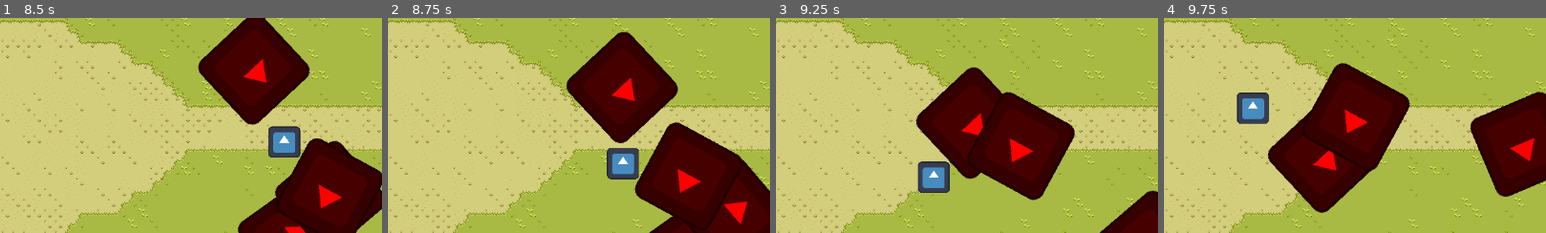
Above: before the commit, frames 1-4 (left to right).
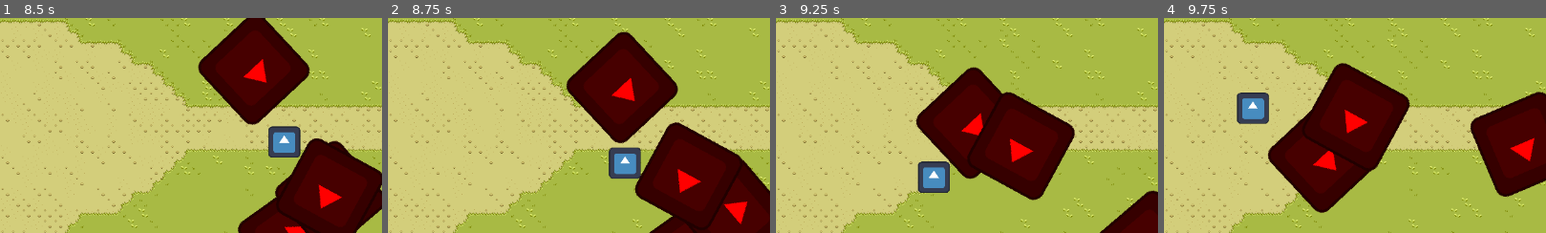
Above: after the commit, the same moments.

Repository: Aquiiia/Froggy-Quest
Game: Godot game, scene res://main/main.tscn
Two runs of this game, one before a commit and one after it. Both use one fixed random seed, a clock stepped at 60 frames per second and the inputs below. The engine's default icon, where the game draws it, is replaced by a stand-in: a white triangle on a blue panel in a dark square.
Inputs:
- Up to frame 1 (8.5 s): tap Enter at 0.5 s; hold D (right) 0.53-1.28 s; hold S (down) 1.28-2.03 s; hold D (right) 2.03-2.78 s; hold W (up) 2.78-3.53 s; hold A (left) 3.53-5.03 s; hold S (down) 5.03-5.78 s; hold D (right) 5.78-6.53 s; hold W (up) 6.53-7.28 s; hold D (right) 7.28-8.03 s; hold S (down) from 8.03 s (still down)
- Up to frame 2 (8.75 s): keep holding S (down)
- Up to frame 3 (9.25 s): release S (down) at 8.78 s; hold A (left) from 8.78 s (still down)
- Up to frame 4 (9.75 s): release A (left) at 9.53 s; hold W (up) from 9.53 s (still down)
The pictures show only the part of the screen within x 50-100%, y 25-75%; the shares and areas given below are measured in that part.

Frame 1 is identical in both runs. In frame 2, 0.5% of the frame differs, in the area x 57-67%, y 60-76%; in frame 3, less than 0.1%; in frame 4, less than 0.1%.

Commit message:
BVorders

Diff:
--- a/Background-Texture/tile_map.tscn
+++ b/Background-Texture/tile_map.tscn
@@ -609,6 +609,18 @@
 sources/2 = SubResource("TileSetAtlasSource_oie87")
 sources/3 = SubResource("TileSetAtlasSource_8ek2p")
 
+[sub_resource type="RectangleShape2D" id="RectangleShape2D_8eblh"]
+size = Vector2(1355.88, 44)
+
+[sub_resource type="RectangleShape2D" id="RectangleShape2D_vs5b8"]
+size = Vector2(41, 818)
+
+[sub_resource type="RectangleShape2D" id="RectangleShape2D_pipi2"]
+size = Vector2(1395, 42)
+
+[sub_resource type="RectangleShape2D" id="RectangleShape2D_y2swx"]
+size = Vector2(34.5, 800)
+
 [node name="TileMap" type="TileMap"]
 position = Vector2(0, 1)
 tile_set = SubResource("TileSet_p1yew")
@@ -618,3 +630,22 @@
 layer_1/name = "Grass"
 layer_1/tile_data = PackedInt32Array(0, 1, 0, 65536, 1, 0, 131072, 1, 2, 196608, 1, 0, 262144, 1, 0, 327680, 1, 0, 3932 …(34499 unchanged characters)…
 layer_2/name = "Stones"
+
+[node name="StaticBody2D" type="StaticBody2D" parent="."]
+
+[node name="CollisionShape2D" type="CollisionShape2D" parent="StaticBody2D"]
+position = Vector2(571, -24)
+scale = Vector2(1.01115, 1)
+shape = SubResource("RectangleShape2D_8eblh")
+
+[node name="CollisionShape2D2" type="CollisionShape2D" parent="StaticBody2D"]
+position = Vector2(-19, 307)
+shape = SubResource("RectangleShape2D_vs5b8")
+
+[node name="CollisionShape2D3" type="CollisionShape2D" parent="StaticBody2D"]
+position = Vector2(575.5, 674)
+shape = SubResource("RectangleShape2D_pipi2")
+
+[node name="CollisionShape2D4" type="CollisionShape2D" parent="StaticBody2D"]
+position = Vector2(1168, 324)
+shape = SubResource("RectangleShape2D_y2swx")
--- a/main/main.tscn
+++ b/main/main.tscn
@@ -38,7 +38,6 @@
 [node name="MobSpawnLocation" type="PathFollow2D" parent="MobPath"]
 position = Vector2(0, 0.996905)
 
-[connection signal="hit" from="Froggy" to="." method="game_over"]
 [connection signal="timeout" from="MobTimer" to="." method="_on_mob_timer_timeout"]
 [connection signal="timeout" from="ScoreTimer" to="." method="_on_score_timer_timeout"]
 [connection signal="timeout" from="StartTimer" to="." method="_on_start_timer_timeout"]
Not shown: 1 places in Background-Texture/tile_map.tscn that only renumber resources
